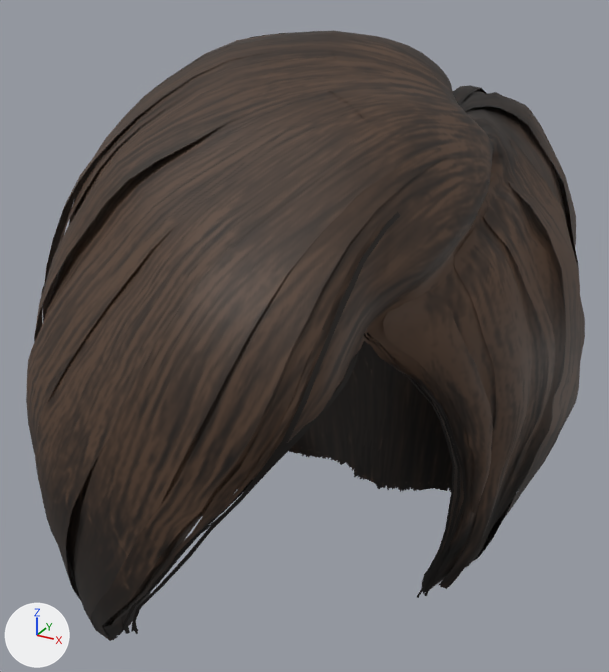
Two versions of the glTF model assets/editable/hair_bob01.glb, one commit apart.
Camera for both pictures: a camera (50 mm lens) standing at (0.146, -0.332, 1.703) and looking at (-0.011, -0.046, 1.56). The axes (+X, +Y, +Z) are drawn at lower left. The lights are the same throughout. The older version comes first. Vertices at exactly the same position are counted once.

Objects in the first picture: 'Hair_bob01'.
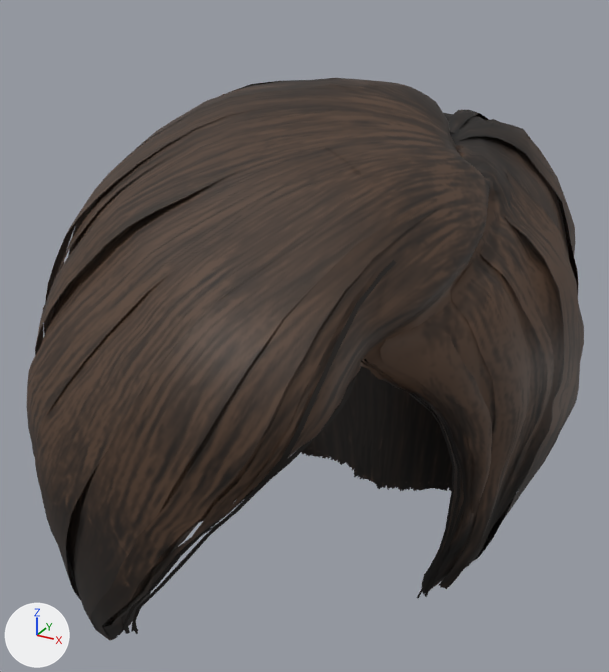
The newer file adds a shape key; the second version is drawn at full value of the shape key 'face_forehead_decr' of 'Hair_bob01', and the change is written as the vertex moves it makes.

Boxes (x1, y1, x2, y2) around the edits, measured in the pictures (609 x 672 px; the box of a moved part takes in the faces that stretch with it):
'Hair_bob01', reshaped (8% shorter)
    before: (26, 30, 585, 641)
    after: (27, 78, 584, 641)
part 1 of me_hair_bob01, moved or reshaped
    before: (466, 206, 556, 568)
    after: (466, 243, 554, 568)
part 2 of me_hair_bob01, moved or reshaped
    before: (383, 290, 493, 514)
    after: (380, 320, 492, 514)
part 3 of me_hair_bob01, moved or reshaped
    before: (131, 351, 359, 632)
    after: (131, 376, 356, 632)
part 4 of me_hair_bob01, moved or reshaped
    before: (121, 356, 355, 632)
    after: (121, 380, 353, 632)
part 5 of me_hair_bob01, moved or reshaped
    before: (26, 30, 585, 590)
    after: (27, 78, 584, 590)

The change in detail:
me_hair_bob01 is used by ob_hair_bob01; location (0.0, 0.0, 0.0).
me_hair_bob01 had 4979 vertices, 8181 faces and spanned x -0.115..0.098, y -0.173..0.085, z 1.441..1.681.
me_hair_bob01 now has 4979 vertices, 8181 faces and spans x -0.115..0.098, y -0.173..0.085, z 1.441..1.663.
me_hair_bob01 part 1: the loose piece of 58 vertices spanning x 0.061..0.094, y -0.064..-0.05, z 1.469..1.629 is multiplied about its middle by the matrix ((1.0, 0.0, 0.0), (0.007, 0.998, -0.001), (0.204, 0.049, 0.916)), then moved by (0.0, 0.0, -0.004).
me_hair_bob01 part 2: the loose piece of 57 vertices spanning x 0.053..0.081, y -0.113..-0.069, z 1.514..1.612 is multiplied about its middle by the matrix ((1.0, 0.0, 0.0), (0.047, 0.993, -0.003), (0.262, -0.162, 0.879)), then moved by (0.0, 0.0, -0.004).
me_hair_bob01 part 3: the loose piece of 32 vertices spanning x -0.016..0.05, y -0.164..-0.118, z 1.491..1.596 is multiplied about its middle by the matrix ((1.0, 0.0, 0.0), (-0.065, 0.98, 0.034), (-0.201, -0.135, 1.104)), then moved by (0.0, -0.001, -0.004).
me_hair_bob01 part 4: the loose piece of 32 vertices spanning x -0.019..0.051, y -0.166..-0.116, z 1.492..1.597 is multiplied about its middle by the matrix ((1.0, 0.0, 0.0), (-0.083, 0.98, 0.048), (-0.269, -0.13, 1.154)), then moved by (0.0, -0.001, -0.004).
me_hair_bob01 part 5: 2938 of 4979 vertices moved; they spanned x -0.115..0.098, y -0.172..0.085, z 1.522..1.681 and now span x -0.115..0.098, y -0.172..0.085, z 1.524..1.663; mean shift (0.0, -0.001, -0.009); largest move (-0.019, -0.063, 1.675) -> (-0.019, -0.065, 1.656).
Other edits to the shape of me_hair_bob01 do not show in these pictures.
